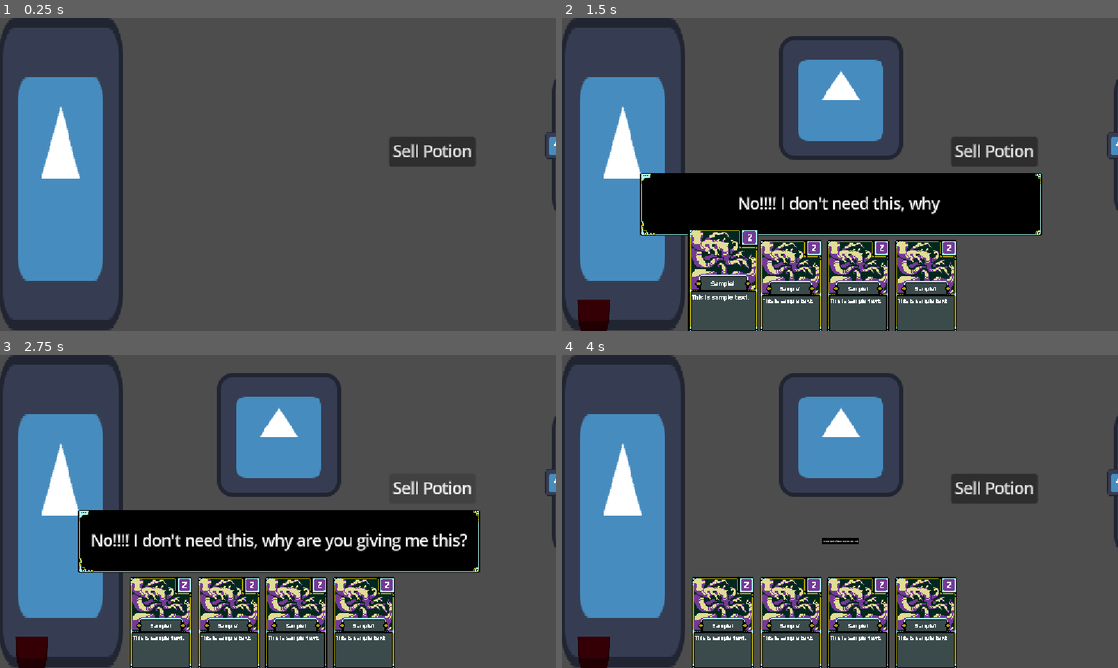
Above: before the commit, frames 1-4 (two rows, left to right).
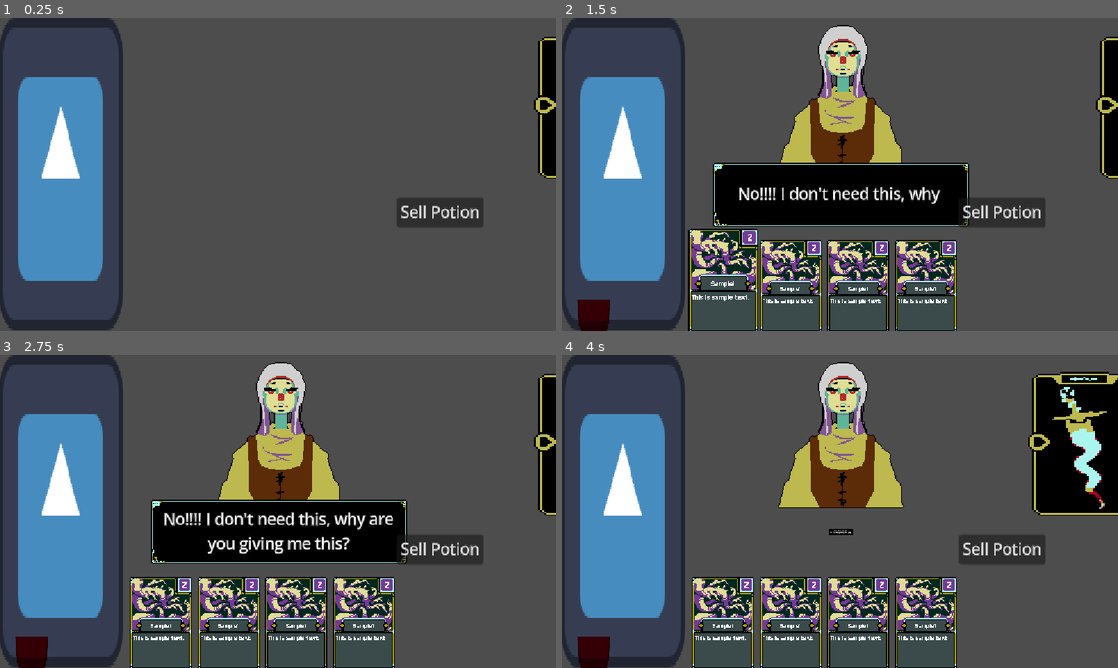
Above: after the commit, the same moments.

Repository: uGustaHd/CafeGJProject
Game: Godot game, scene res://Scenes/main.tscn
Two runs of this game, one before a commit and one after it. Both use one fixed random seed, a clock stepped at 60 frames per second and the inputs below. The engine's default icon, where the game draws it, is replaced by a stand-in: a white triangle on a blue panel in a dark square.
Inputs (mouse positions are in pixels of both pictures, inside the frame that each line leads up to):
- Up to frame 1 (0.25 s): no input
- Up to frame 2 (1.5 s): click "Sell Potion" at 0.5 s; click (723, 287) at 1.27 s
- Up to frame 3 (2.75 s): tap Enter (ui_accept) at 2, 2.27 s; move the mouse to (400, 495) at 2.02 s; hold Right (ui_right) from 2.03 s (still down)
- Up to frame 4 (4 s): release Right (ui_right) at 2.75 s; click (1106, 439) at 2.77 s; move the mouse to (728, 527) at 3.52 s; hold Down (ui_down) from 3.53 s (still down); tap Enter (ui_accept) at 3.77 s

The runs differ from the first frame. In frame 1, 4.3% of the frame differs, in the area x 70-100%, y 6-67%; in frame 2, 19%, in the area x 14-100%, y 2-70%; in frame 3, 19%; in frame 4, 18%.

Commit message:
Added some assets and UI testing

Diff:
--- a/Resources/Custumers/villager_01.tres
+++ b/Resources/Custumers/villager_01.tres
@@ -1,8 +1,9 @@
-[gd_resource type="Resource" script_class="CustomerData" load_steps=5 format=3 uid="uid://cy20xvr7sjw4w"]
+[gd_resource type="Resource" script_class="CustomerData" load_steps=6 format=3 uid="uid://cy20xvr7sjw4w"]
 
 [ext_resource type="Script" uid="uid://bs2svv3l66wt8" path="res://card system/misc/potion.gd" id="1_1jy26"]
 [ext_resource type="Script" uid="uid://bdem1ni82ca3x" path="res://Scripts/Customers/customer_data.gd" id="1_f3gjh"]
-[ext_resource type="Texture2D" uid="uid://nu30movbqld2" path="res://icon.svg" id="2_b7g5a"]
+[ext_resource type="Texture2D" uid="uid://coobjn146s0ys" path="res://Assets/Sprites/Customers/Villagers/Villager_1_female.png" id="2_f44fo"]
+[ext_resource type="Texture2D" uid="uid://bj18w8sehg2f1" path="res://Assets/Sprites/Customers/Villagers/Villager_1_male.png" id="3_dgab5"]
 
 [sub_resource type="Resource" id="Resource_1jy26"]
 script = ExtResource("1_1jy26")
@@ -12,7 +13,7 @@
 script = ExtResource("1_f3gjh")
 name = "Villager01"
 id = "Villager01"
-sprite = ExtResource("2_b7g5a")
+possible_sprite = Array[Texture2D]([ExtResource("2_f44fo"), ExtResource("3_dgab5")])
 possible_requests = SubResource("Resource_1jy26")
 joy_on_success = 10.0
 anguish_on_success = -5.0
--- a/Scenes/TextBox/dialog_box.tscn
+++ b/Scenes/TextBox/dialog_box.tscn
@@ -5,15 +5,15 @@
 
 [node name="DialogBox" type="MarginContainer"]
 process_mode = 3
-anchors_preset = -1
-anchor_left = 0.483
-anchor_top = 0.469
-anchor_right = 0.51500005
-anchor_bottom = 0.531
-offset_left = -0.41601563
-offset_top = 0.08798218
-offset_right = 2.7199707
-offset_bottom = -0.088012695
+anchors_preset = 8
+anchor_left = 0.5
+anchor_top = 0.5
+anchor_right = 0.5
+anchor_bottom = 0.5
+offset_left = -108.0
+offset_top = -33.0
+offset_right = 108.0
+offset_bottom = 33.0
 grow_horizontal = 2
 grow_vertical = 2
 size_flags_horizontal = 4
@@ -36,7 +36,7 @@
 theme_override_constants/margin_bottom = 8
 
 [node name="TextLabel" type="Label" parent="TextContainer"]
-custom_minimum_size = Vector2(400, 50)
+custom_minimum_size = Vector2(250, 50)
 layout_mode = 2
 theme_override_colors/font_color = Color(1, 1, 1, 1)
 horizontal_alignment = 1
--- /dev/null
+++ b/Scenes/day_report.gd
@@ -0,0 +1,19 @@
+extends Control
+
+func _ready() -> void:
+
+	visible = false
+func report_day():
+	$Information/InformationNameLabel.text = _build_info_name_text()
+	$Information/InformationValueLabel.text = _build_info_value_text()
+	if Global.anguish >= 20:
+		$PatronInfo/Label.text = "The patron is satiated for today"
+	else:
+		$PatronInfo/Label.text = "The patron isn't stiated for today"
+	visible = true
+
+func _build_info_name_text() -> String:
+	return " Gold\n Plesed Customers\n Secret Ingredients Added\n Killed Customers\n Cards Used\n Cards Remaining"
+
+func _build_info_value_text() -> String:
+	return str(Global.gold) + "\n" + str(Global.plesed_customers) + "\n" + str(Global.secret_ingredients_added) + "\n" + str(Global.killed_customers) + "\n" + str(Global.cards_used) + "\n" + str(Global.cards_remaining)
--- a/Scenes/main.tscn
+++ b/Scenes/main.tscn
@@ -15,9 +15,12 @@
 [ext_resource type="Script" uid="uid://yusxetxubyr5" path="res://Scenes/joy_anguish_meters.gd" id="9_ynf5e"]
 [ext_resource type="Script" uid="uid://dig3q1bbujkox" path="res://card system/misc/hand_hbox.gd" id="10_k12tt"]
 [ext_resource type="Script" uid="uid://cavfpuefel5gx" path="res://card system/piles/discard_holder.gd" id="10_wsu2k"]
+[ext_resource type="Texture2D" uid="uid://cnpb6it8w167k" path="res://Assets/Sprites/UI/Knife_kill.png" id="13_h1bgf"]
+[ext_resource type="Script" uid="uid://ga6oihrmatia" path="res://Scenes/day_report.gd" id="16_k12tt"]
 
 [node name="Main" type="Node2D"]
 script = ExtResource("1_8gbba")
+metadata/_edit_vertical_guides_ = [576.0]
 
 [node name="Camera2D" type="Camera2D" parent="."]
 position = Vector2(288, 162)
@@ -37,10 +40,10 @@
 script = ExtResource("5_kry3j")
 
 [node name="SubmitButton" type="Button" parent="CardManager/PotionHolder"]
-offset_left = 403.0
-offset_top = 123.0
-offset_right = 493.0
-offset_bottom = 154.0
+offset_left = 411.0
+offset_top = 186.0
+offset_right = 501.0
+offset_bottom = 217.0
 focus_mode = 0
 text = "Sell Potion"
 
@@ -87,48 +90,46 @@
 [node name="SlideKillPanel" type="TextureRect" parent="UIControl"]
 layout_mode = 1
 anchors_preset = -1
-anchor_left = 14.3
-anchor_top = 1.425
-anchor_right = 16.8
-anchor_bottom = 5.15
-grow_horizontal = 2
-grow_vertical = 2
-texture = ExtResource("7_6bp64")
+anchor_left = 13.825
+anchor_top = 0.45
+anchor_right = 16.325
+anchor_bottom = 4.175
+grow_horizontal = 2
+grow_vertical = 2
+texture = ExtResource("13_h1bgf")
 expand_mode = 1
 script = ExtResource("8_344ge")
 metadata/_edit_use_anchors_ = true
 
 [node name="ArrowButton" type="TextureButton" parent="UIControl/SlideKillPanel"]
 layout_mode = 1
-anchors_preset = 4
-anchor_top = 0.5
-anchor_bottom = 0.5
+anchors_preset = -1
+anchor_left = 0.03
+anchor_top = 0.45973155
+anchor_right = 0.06
+anchor_bottom = 0.45973155
 offset_left = -7.0
 offset_top = -13.5
 offset_right = 17.0
 offset_bottom = 14.5
 grow_vertical = 2
 focus_mode = 0
-texture_normal = ExtResource("7_6bp64")
 ignore_texture_size = true
 stretch_mode = 0
 metadata/_edit_use_anchors_ = true
 
 [node name="KillButton" type="TextureButton" parent="UIControl/SlideKillPanel"]
 layout_mode = 1
-anchors_preset = -1
-anchor_left = 0.53
-anchor_top = 0.7080537
-anchor_right = 0.5
-anchor_bottom = 0.23154363
-offset_left = -47.0
-offset_top = -101.5
-offset_right = 44.0
-offset_bottom = 109.5
-grow_horizontal = 2
-grow_vertical = 2
-focus_mode = 0
-metadata/_edit_use_anchors_ = true
+anchors_preset = 6
+anchor_left = 1.0
+anchor_top = 0.5
+anchor_right = 1.0
+anchor_bottom = 0.5
+offset_left = -75.0
+offset_top = -67.5
+offset_bottom = 68.5
+grow_horizontal = 0
+grow_vertical = 2
 
 [node name="JoyAnguishMeters" type="Control" parent="UIControl"]
 anchors_preset = 0
@@ -181,6 +182,155 @@
 texture_progress = ExtResource("7_6bp64")
 tint_progress = Color(0.97480863, 0, 0.069732405, 1)
 
+[node name="DayReport" type="Control" parent="UIControl"]
+visible = false
+z_index = 1
+layout_mode = 1
+anchors_preset = 0
+offset_right = 577.0
+offset_bottom = 324.0
+script = ExtResource("16_k12tt")
+
+[node name="Title" type="Panel" parent="UIControl/DayReport"]
+layout_mode = 1
+anchors_preset = 8
+anchor_left = 0.5
+anchor_top = 0.5
+anchor_right = 0.5
+anchor_bottom = 0.5
+offset_left = -203.5
+offset_top = -130.0
+offset_right = 203.5
+offset_bottom = -90.0
+grow_horizontal = 2
+grow_vertical = 2
+
+[node name="TitleLabel" type="Label" parent="UIControl/DayReport/Title"]
+layout_mode = 1
+anchors_preset = 8
+anchor_left = 0.5
+anchor_top = 0.5
+anchor_right = 0.5
+anchor_bottom = 0.5
+offset_left = -20.0
+offset_top = -11.5
+offset_right = 20.0
+offset_bottom = 11.5
+grow_horizontal = 2
+grow_vertical = 2
+text = "Day Report"
+
+[node name="Information" type="Panel" parent="UIControl/DayReport"]
+layout_mode = 1
+anchors_preset = 8
+anchor_left = 0.5
+anchor_top = 0.5
+anchor_right = 0.5
+anchor_bottom = 0.5
+offset_left = -205.5
+offset_top = -84.0
+offset_right = 205.5
+offset_bottom = 64.0
+grow_horizontal = 2
+grow_vertical = 2
+
+[node name="InformationNameLabel" type="Label" parent="UIControl/DayReport/Information"]
+layout_mode = 1
+anchors_preset = 8
+anchor_left = 0.5
+anchor_top = 0.5
+anchor_right = 0.5
+anchor_bottom = 0.5
+offset_left = -196.5
+offset_top = -68.0
+offset_right = -5.5
+offset_bottom = 68.0
+grow_horizontal = 2
+grow_vertical = 2
+
+[node name="InformationValueLabel" type="Label" parent="UIControl/DayReport/Information"]
+layout_mode = 1
+anchors_preset = 6
+anchor_left = 1.0
+anchor_top = 0.5
+anchor_right = 1.0
+anchor_bottom = 0.5
+offset_left = -109.0
+offset_top = -70.0
+offset_right = -5.0
+offset_bottom = 70.0
+grow_horizontal = 0
+grow_vertical = 2
+horizontal_alignment = 2
+
+[node name="PatronInfo" type="Panel" parent="UIControl/DayReport"]
+layout_mode = 1
+anchors_preset = 7
+anchor_left = 0.5
+anchor_top = 1.0
+anchor_right = 0.5
+anchor_bottom = 1.0
+offset_left = -205.5
+offset_top = -94.0
+offset_right = 205.5
+offset_bottom = -60.0
+grow_horizontal = 2
+grow_vertical = 0
+
+[node name="Label" type="Label" parent="UIControl/DayReport/PatronInfo"]
+layout_mode = 1
+anchors_preset = 8
+anchor_left = 0.5
+anchor_top = 0.5
+anchor_right = 0.5
+anchor_bottom = 0.5
+offset_left = -123.5
+offset_top = -11.5
+offset_right = 123.5
+offset_bottom = 11.5
+grow_horizontal = 2
+grow_vertical = 2
+horizontal_alignment = 1
+vertical_alignment = 1
+
+[node name="GoToShop" type="Panel" parent="UIControl/DayReport"]
+layout_mode = 1
+anchors_preset = 7
+anchor_left = 0.5
+anchor_top = 1.0
+anchor_right = 0.5
+anchor_bottom = 1.0
+offset_left = -205.5
+offset_top = -55.0
+offset_right = 205.5
+offset_bottom = -21.0
+grow_horizontal = 2
+grow_vertical = 0
+
+[node name="Button" type="Button" parent="UIControl/DayReport/GoToShop"]
+layout_mode = 1
+anchors_preset = 15
+anchor_right = 1.0
+anchor_bottom = 1.0
+grow_horizontal = 2
+grow_vertical = 2
+
+[node name="Label" type="Label" parent="UIControl/DayReport/GoToShop"]
+layout_mode = 1
+anchors_preset = 8
+anchor_left = 0.5
+anchor_top = 0.5
+anchor_right = 0.5
+anchor_bottom = 0.5
+offset_left = -122.5
+offset_top = -11.5
+offset_right = 122.5
+offset_bottom = 11.5
+grow_horizontal = 2
+grow_vertical = 2
+horizontal_alignment = 1
+vertical_alignment = 1
+
 [connection signal="button_down" from="CardManager/PotionHolder/SubmitButton" to="CardManager" method="_on_submit_button_button_down"]
 [connection signal="child_entered_tree" from="CardManager/HandHolder/HandUI/HandHBox" to="CardManager/HandHolder/HandUI/HandHBox" method="_on_child_entered_tree"]
 [connection signal="child_exiting_tree" from="CardManager/HandHolder/HandUI/HandHBox" to="CardManager/HandHolder/HandUI/HandHBox" method="_on_child_exiting_tree"]
--- a/Scenes/slide_kill_panel.gd
+++ b/Scenes/slide_kill_panel.gd
@@ -4,7 +4,7 @@
 var pos_closed := Vector2(1142, 252)
 func _ready() -> void:
 	pos_closed = position
-	pos_open = pos_closed - Vector2(90,0)
+	pos_open = pos_closed - Vector2(70,0)
 func _on_arrow_button_pressed() -> void:
 
 	var tween = get_tree().create_tween()
--- a/Scripts/Customers/Customer.gd
+++ b/Scripts/Customers/Customer.gd
@@ -2,7 +2,7 @@
 
 @export var customer_data: CustomerData
 var current_request: Potion
-var dialog_offset: Vector2 = Vector2(0,110)
+var dialog_offset: Vector2 = Vector2(0,100)
 var request_text: String
 @onready var request_box = $RequestBox
 
@@ -12,14 +12,14 @@
 
 func setup():
 	if customer_data != null:
-		$Sprite2D.texture = customer_data.sprite
+		$Sprite2D.texture = customer_data.possible_sprite.pick_random()
 		#NOTE: Currently only generates a potion of difficulty 1 every time.
 		var new_request = Potion.new()
 		new_request.generate_potion(Global.get_difficulty())
 		current_request = new_request
 		#request_text = _build_request_text(Potion.new()) #"I want \n" + str(current_request.get("Blue")) + "x Blue\n" +  str(current_request.get("Green")) + "x Green\n" + str(current_request.get("Red")) + "x Red"
 		request_box.visible = false
-		request_box.position = position + Vector2(100,-50)
+		request_box.position = position + Vector2(80,-50)
 	else:
 		print("No CustomerData")
 
--- a/Scripts/Customers/customer_data.gd
+++ b/Scripts/Customers/customer_data.gd
@@ -8,7 +8,7 @@
 @export var name   : String
 @export var id     : String
 @export var type   : CustomerType
-@export var sprite : Texture2D
+@export var possible_sprite : Array[Texture2D]
 
 @export_group("Request")
 @export var request_type : RequestType
--- a/Scripts/Customers/customer_manager.gd
+++ b/Scripts/Customers/customer_manager.gd
@@ -11,7 +11,7 @@
 @export var spawn_position: Node2D
 @export var spawn_delay: float = 3
 
-var customer_per_day := 5
+var customer_per_day := 1
 var customers_served_today := 0
 var current_customer: Node = null
 
@@ -41,9 +41,7 @@
 func end_day():
 
 	Global.day += 1
-	#TODO: Show day report
-	#TODO: Go to cards shop
-
+	$"../UIControl/DayReport".report_day()
 
 func _on_customer_finished():
 	print("Customer Finished")
--- a/Scripts/global.gd
+++ b/Scripts/global.gd
@@ -1,9 +1,23 @@
 extends Node
 
-var gold    : int = 0
+var gold    : int = 1
 var joy     : float = 0
 var anguish : float = 0
 var day     : int = 1
+
+#Day variables
+var plesed_customers        : int = 2
+var secret_ingredients_added: int = 3
+var killed_customers        : int = 4
+var cards_used              : int = 5
+var cards_remaining         : int = 6
+
+func day_variables_to_zero():
+	plesed_customers = 0
+	secret_ingredients_added = 0
+	killed_customers = 0
+	cards_used = 0
+	cards_remaining = 0
 
 func get_difficulty() -> int:
 #NOTE: I think the game will have only 7 days
Binary file added: Assets/Sprites/Customers/Villagers/Villager_1_female.png
Not shown, added: Assets/Sprites/Customers/Villagers/Villager_1_female.png.import
Binary file added: Assets/Sprites/Customers/Villagers/Villager_1_male.png
Not shown, added: Assets/Sprites/Customers/Villagers/Villager_1_male.png.import
Binary file added: Assets/Sprites/UI/Knife_kill.png
Not shown, added: Assets/Sprites/UI/Knife_kill.png.import
Not shown, added: Scenes/day_report.gd.uid
Not shown: 1 places in Scenes/main.tscn that only renumber resources
